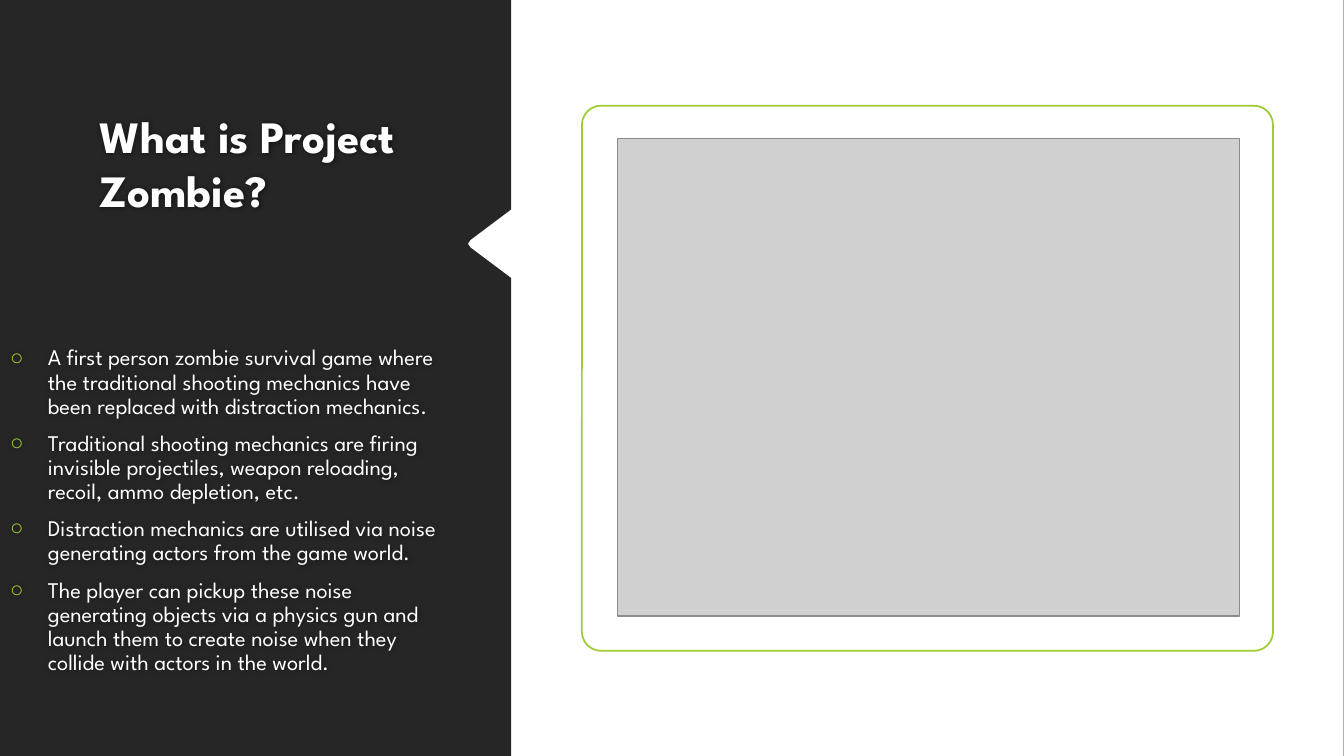
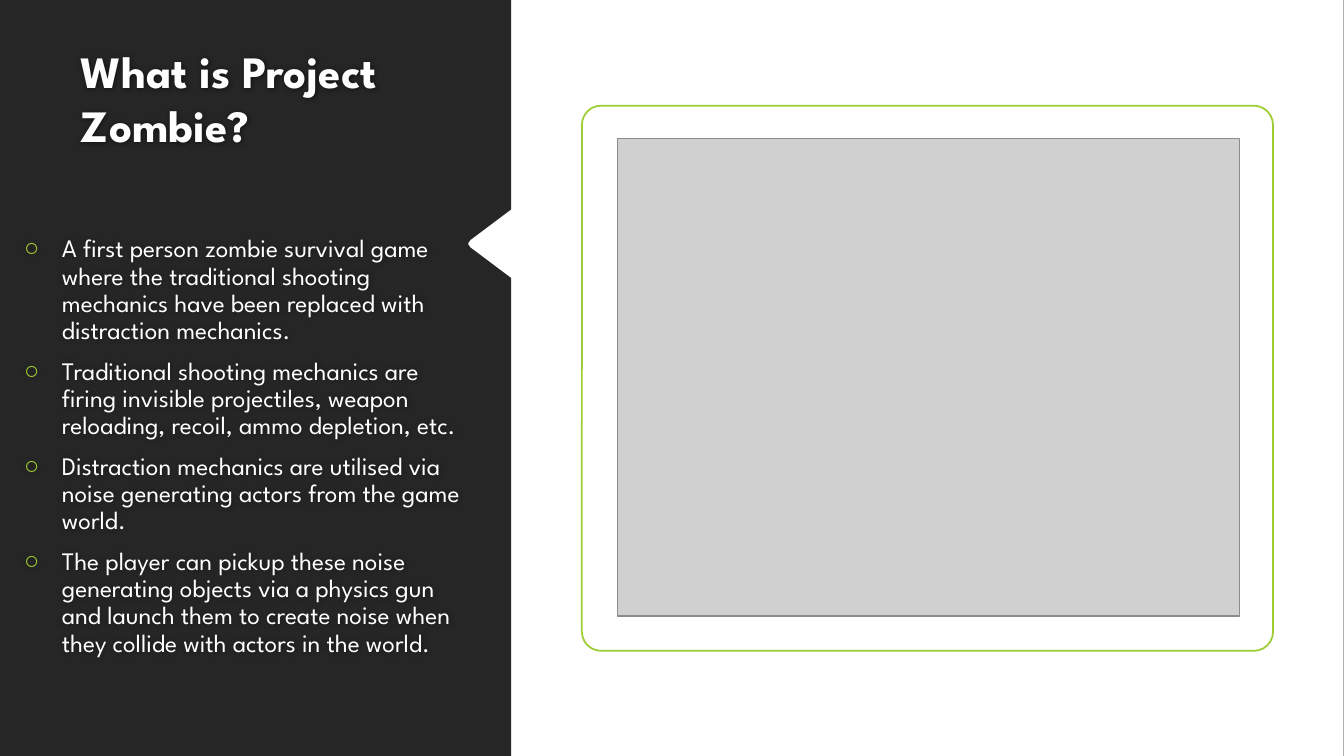
Before and after one commit to UoSGroupProjects1819/mgp-teamtwo, a slide deck: slide 2 of Docs/Pitch/Pitch.pptx. Drawn at 1344x756 pixels with LibreOffice and Linux fonts; fonts in the diff are those of the drawing; grey boxes stand for pictures; background and template pictures are left out. Boxes give left, top, right and bottom in pixels: in the first picture for what was removed or moved away, otherwise in the second. Text is boxed around its words. In the diff, an @@ line names an element or a change of style, - is before the commit and + after.

```diff
--- a/Docs/Pitch/Pitch.pptx
+++ b/Docs/Pitch/Pitch.pptx
@@ title "What is Project Zombie?": place and size @@
-title "What is Project Zombie?" at [99, 122, 395, 208]
+title "What is Project Zombie?" at [81, 57, 377, 143]
@@ text "A first person zombie survival ...": place and size @@
-text "A first person zombie survival ..." at [48, 349, 436, 671]
+text "A first person zombie survival ..." at [62, 239, 460, 658]
@@ text "A first person zombie survival ..." at [62, 239, 460, 658]: size 16 to 18 pt @@
```
Also in this commit, not shown: 2 other slides changed, 21 other files.
